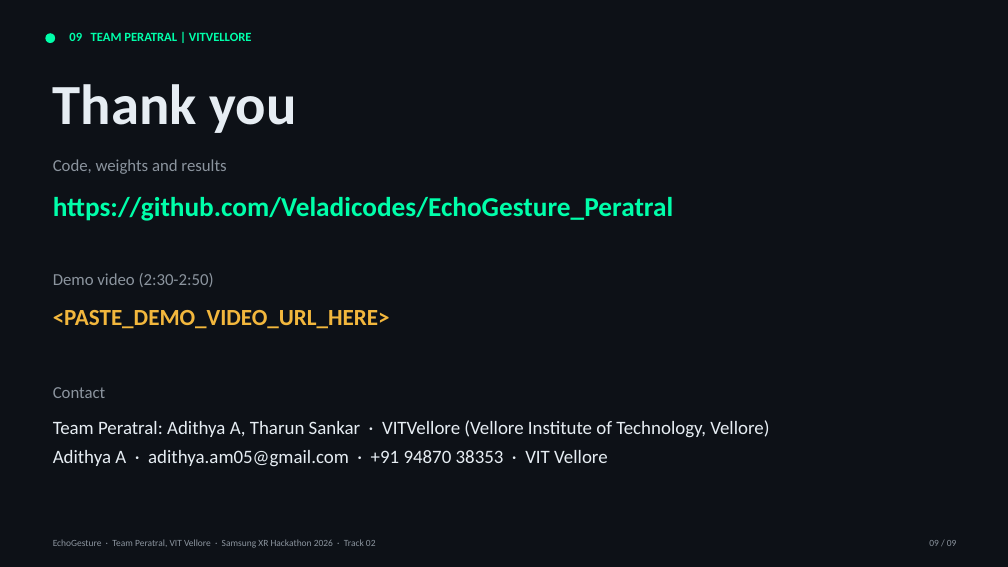
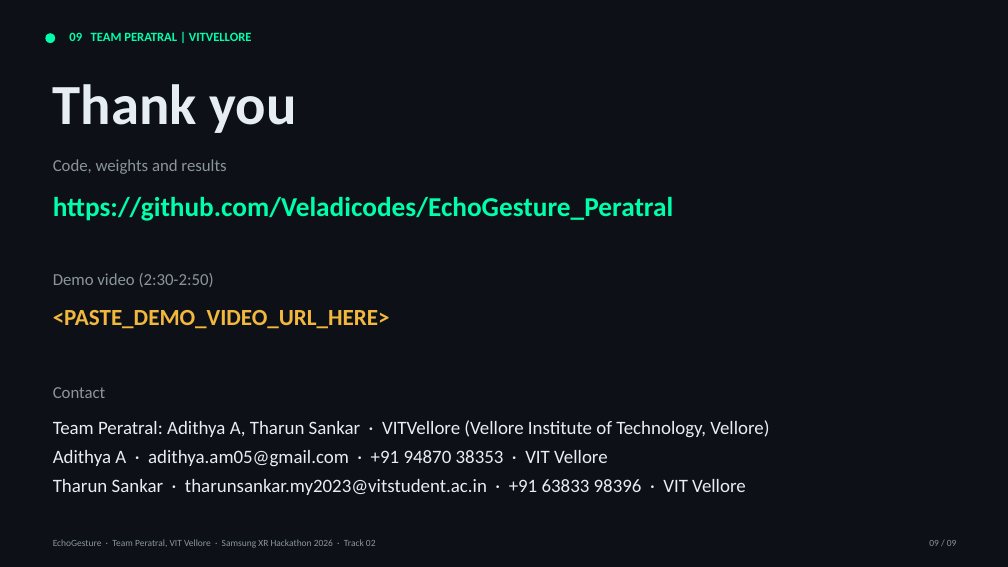
Before and after one commit to Veladicodes/EchoGesture_Peratral, a slide deck: slide 9 of VITVellore_Peratral_Submission_ppt.pptx. Drawn at 1008x567 pixels with LibreOffice and Linux fonts; fonts in the diff are those of the drawing. Boxes give left, top, right and bottom in pixels: in the first picture for what was removed or moved away, otherwise in the second. Text is boxed around its words. In the diff, an @@ line names an element or a change of style, - is before the commit and + after.

Commit message:
Submission deck: add Tharun Sankar contact details

```diff
--- a/VITVellore_Peratral_Submission_ppt.pptx
+++ b/VITVellore_Peratral_Submission_ppt.pptx
@@ text at (x1=53, y1=479, x2=746, y2=495): paragraph added @@
+Tharun Sankar · tharunsankar.my2023@vitstudent.ac.in · +91 63833 98396 · VIT Vellore
```
Also in this commit, not shown: 2 other files.
